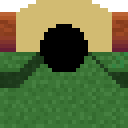
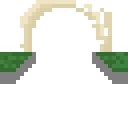
Layers edited between the first and the second 128 x 128 image:
removed layer "Table" over [0,0,128,72]
added layer "Lip" above "Shadow" over [0,52,128,72]
painted on "Shadow" over [0,0,128,88]
hid "Layer 10", painted on it over [0,52,128,128]
